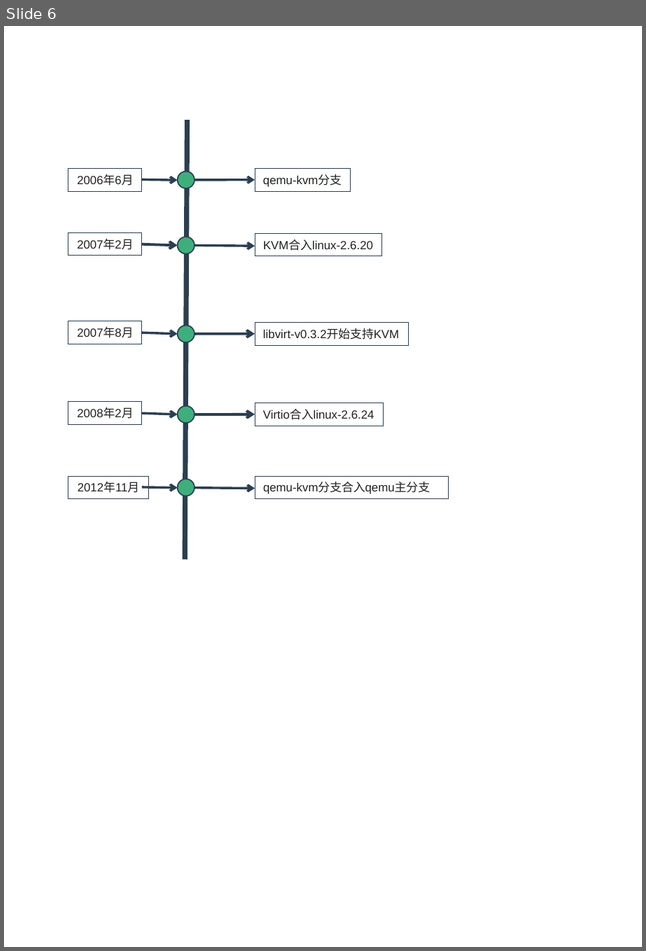
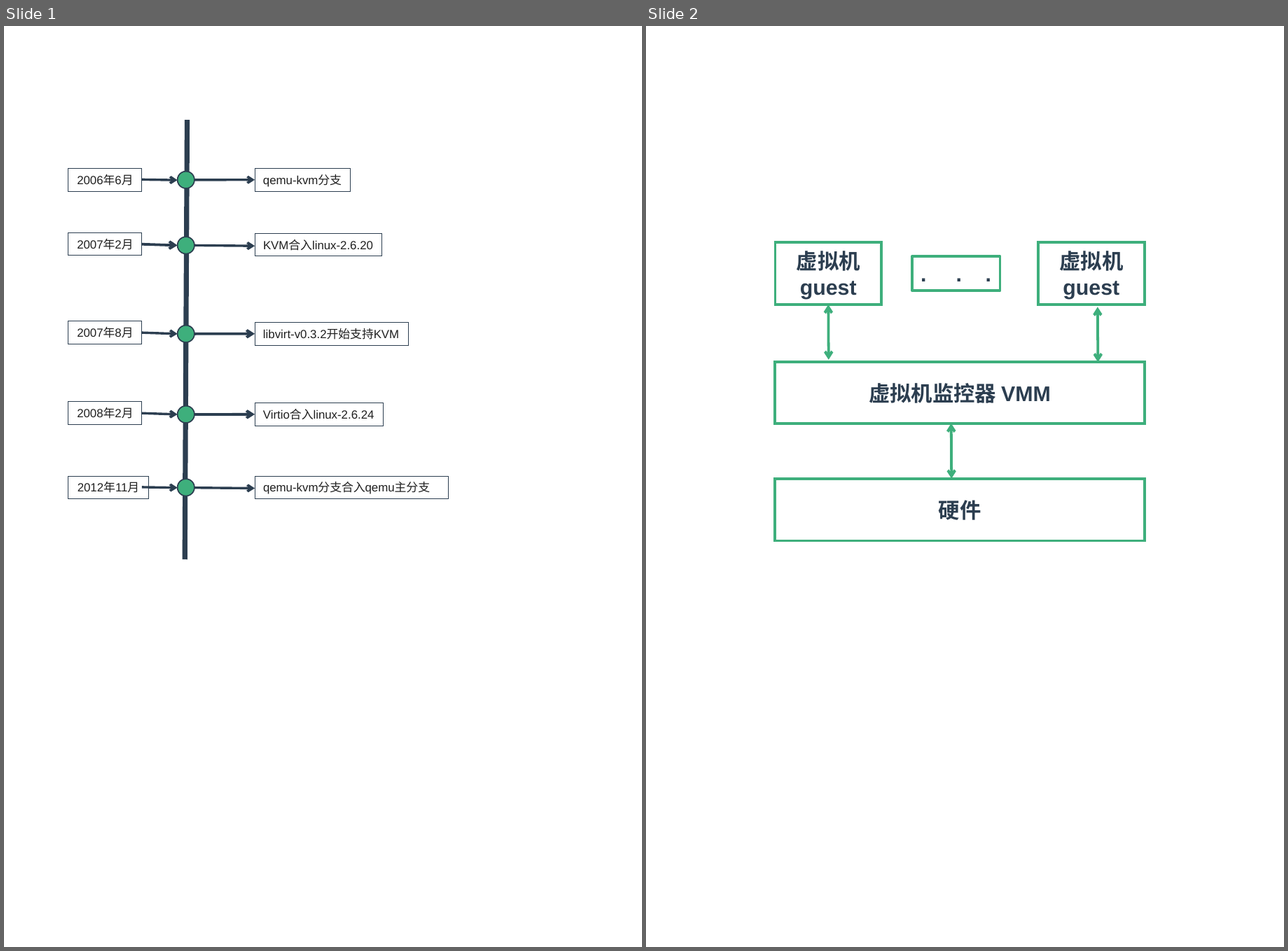
Before and after one commit to zaiqiang-dong/zaiqiang, a slide deck: picture/ppt/vitrualization/vitrualization.pptx. Shown side by side, each under a label of ours: slide 6 before the commit, slides 1 and 2 after it. The pictures are 646x951 and 1288x951 pixels, drawn with LibreOffice and Linux fonts; fonts in the diff are those of the drawing. Boxes give left, top, right and bottom in pixels: in the first picture for what was removed or moved away, otherwise in the second. Text is boxed around its words. In the diff, an @@ line names an element or a change of style, - is before the commit and + after.

```diff
--- a/picture/ppt/vitrualization/vitrualization.pptx
+++ b/picture/ppt/vitrualization/vitrualization.pptx
@@ slide 2 added at (646, 26, 1284, 947), background #FFFFFF @@
@@ rectangle added at (776, 243, 881, 305), outline #3EAF7C 2.25 pt, 18 pt, text #2C3E50, bold @@
+虚拟机
+guest
@@ rectangle added at (912, 256, 1000, 291), outline #3EAF7C 2.25 pt, 18 pt, text #2C3E50, bold @@
+. . .
@@ rectangle added at (1038, 243, 1144, 305), outline #3EAF7C 2.25 pt, 18 pt, text #2C3E50, bold @@
+虚拟机
+guest
@@ double arrow added from (828, 305) to (829, 359), #3EAF7C 2.25 pt @@
@@ double arrow added from (1097, 307) to (1097, 362), #3EAF7C 2.25 pt @@
@@ rectangle added at (776, 362, 1144, 423), outline #3EAF7C 2.25 pt, 18 pt, text #2C3E50, bold @@
+虚拟机监控器 VMM
@@ double arrow added from (951, 423) to (951, 478), #3EAF7C 2.25 pt @@
@@ rectangle added at (776, 478, 1144, 540), outline #3EAF7C 2.25 pt, 18 pt, text #2C3E50, bold @@
+硬件
@@ what was slide 6 is now slide 1 @@
```
Also in this commit, not shown: 1 slide changed, 16 other slides added, 3 slides removed, 10 other files.
